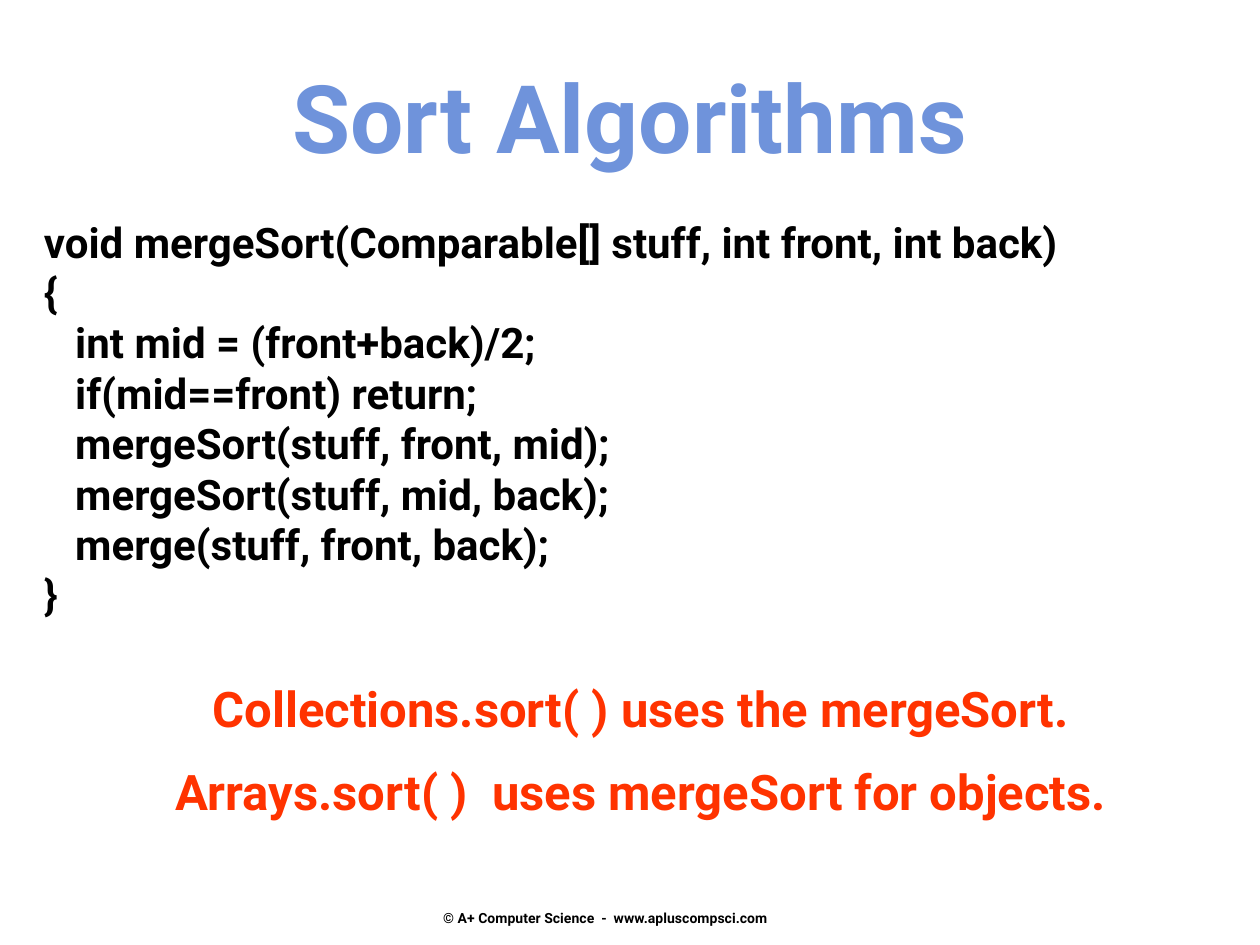
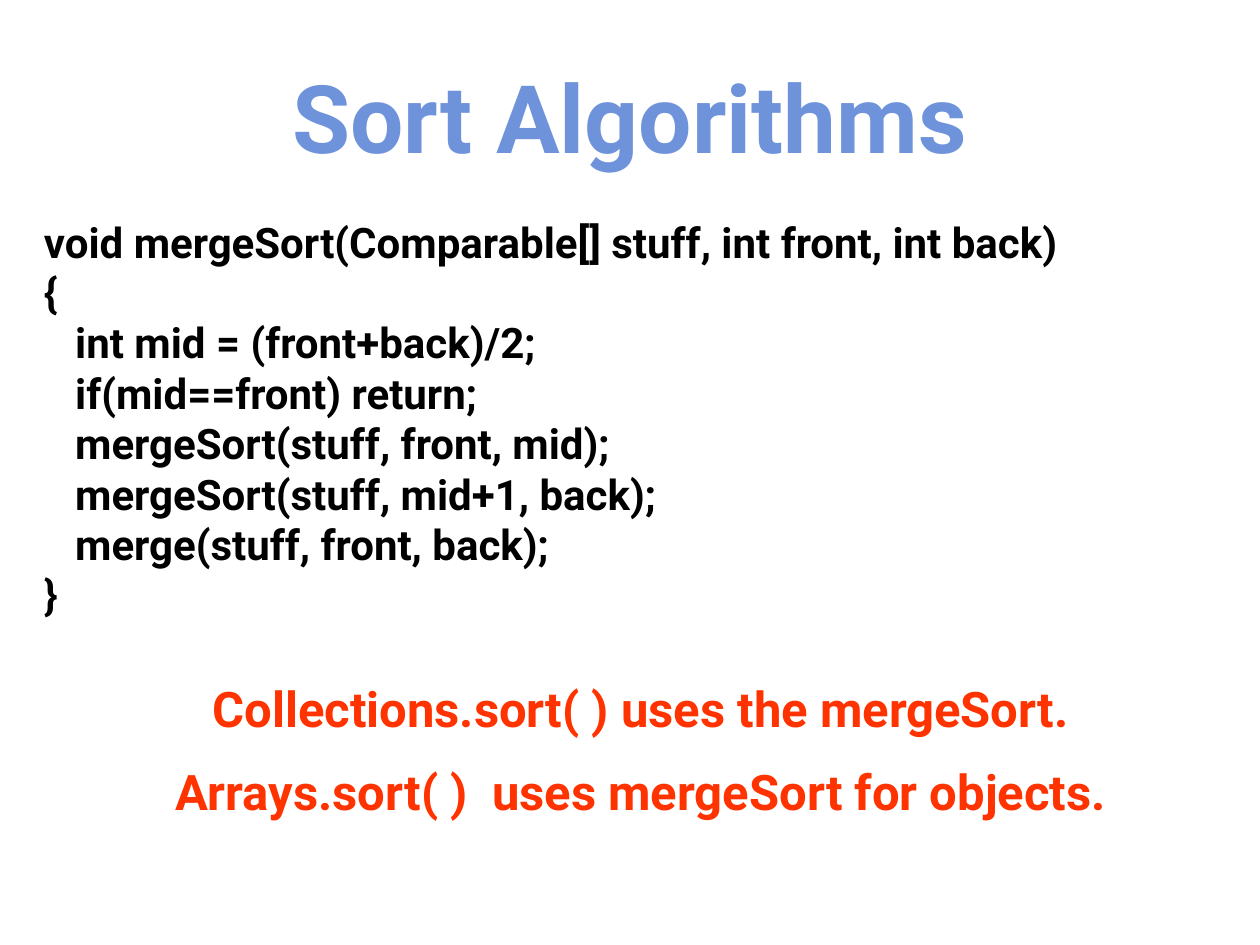
Before and after one commit to AppleSuperiority/Notes, a slide deck: slide 45 of 24.sort.search/sorting_searching_slides_java_aplus.pptx. Drawn at 1260x945 pixels with LibreOffice and Linux fonts; fonts in the diff are those of the drawing. Boxes give left, top, right and bottom in pixels: in the first picture for what was removed or moved away, otherwise in the second. Text is boxed around its words. In the diff, an @@ line names an element or a change of style, - is before the commit and + after.

Commit message:
wutang

```diff
--- a/24.sort.search/sorting_searching_slides_java_aplus.pptx
+++ b/24.sort.search/sorting_searching_slides_java_aplus.pptx
@@ text at <box>75,477,656,519</box>: text changed @@
-mergeSort(stuff, mid, back);
+mergeSort(stuff, mid+1, back);
@@ text removed at <box>458,912,767,926</box> @@
-© A+ Computer Science - www.apluscompsci.com
```
